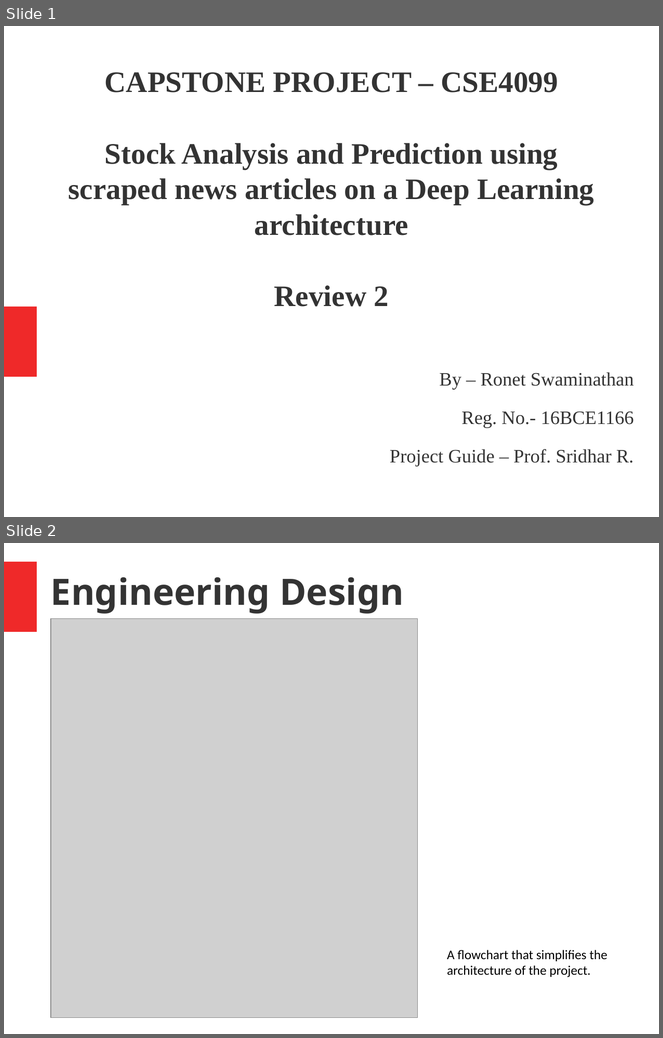
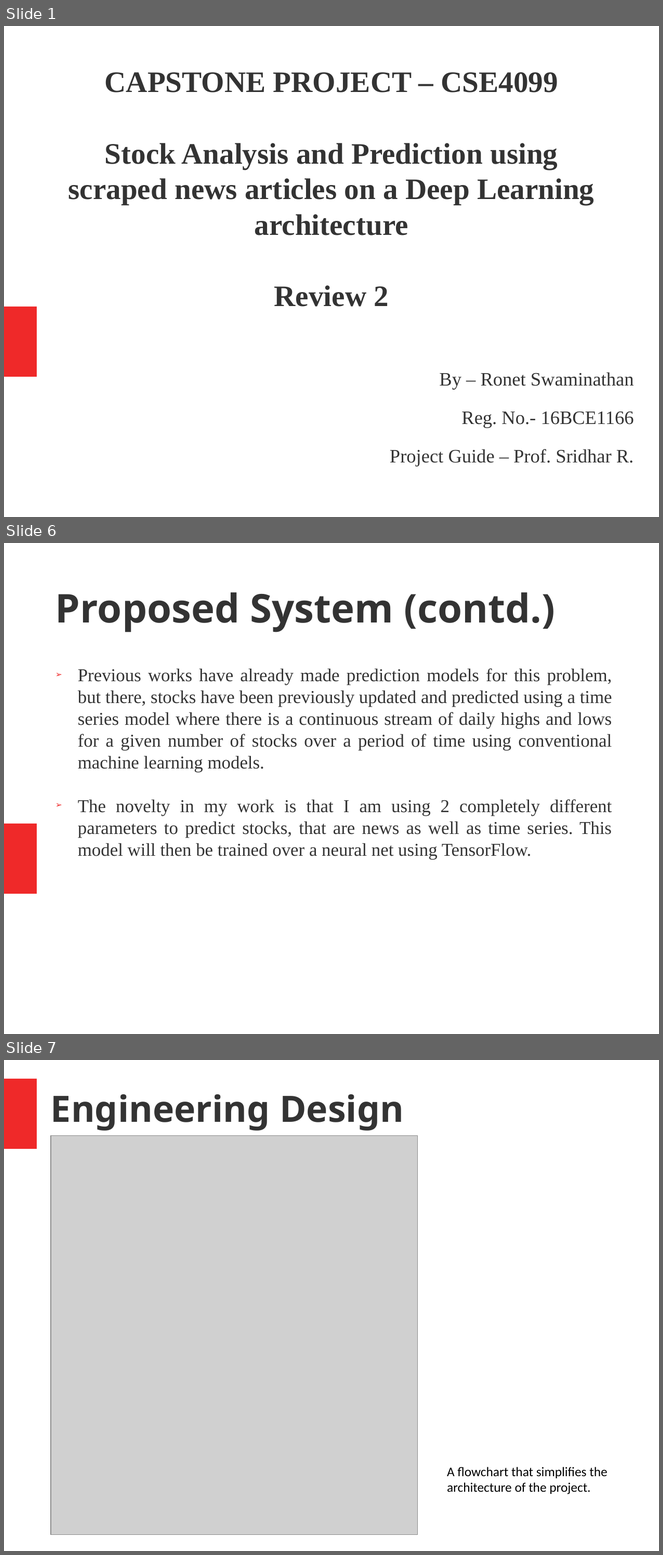
Before and after one commit to Ronet05/Stock-Market-Prediction-using-text-news-on-Deep-Learning-Architecture, a slide deck: Review 2.pptx. Shown one above the other, each under a label of ours: slides 1 and 2 before the commit, slides 1, 6 and 7 after it; the slides between them are not shown. The pictures are 663x1038 and 663x1555 pixels, drawn with LibreOffice and Linux fonts; fonts in the diff are those of the drawing; grey boxes stand for pictures. Boxes give left, top, right and bottom in pixels: in the first picture for what was removed or moved away, otherwise in the second. Text is boxed around its words. In the diff, an @@ line names an element or a change of style, - is before the commit and + after.

```diff
--- a/Review 2.pptx
+++ b/Review 2.pptx
@@ slide 6 added at (4, 543, 659, 1034), background #FFFFFF; not listed: 1 template element that a slide beside it also shows @@
@@ title added at (55, 592, 555, 632), 48 pt, text #333333, bold @@
+Proposed System (contd.)
@@ text added at (78, 668, 612, 860), 22 pt, text #333333 @@
+➢ Previous works have already made prediction models for this problem, but there, stocks have been previously updated and predicted using a time series model where there is a continuous stream of daily highs and lows for a given number of stocks over a period of time using conventional machine learning models.
+➢ The novelty in my work is that I am using 2 completely different parameters to predict stocks, that are news as well as time series. This model will then be trained over a neural net using TensorFlow.
@@ what was slide 2 is now slide 7 @@
```
Also in this commit, not shown: 2 slides changed, 5 other slides added, 4 other files.
